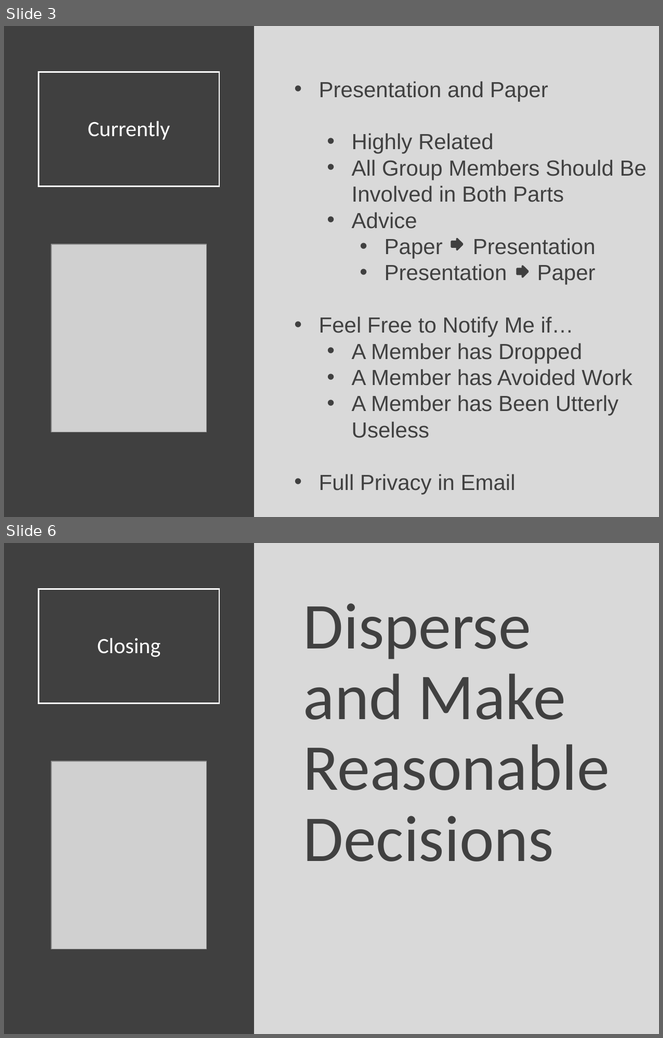
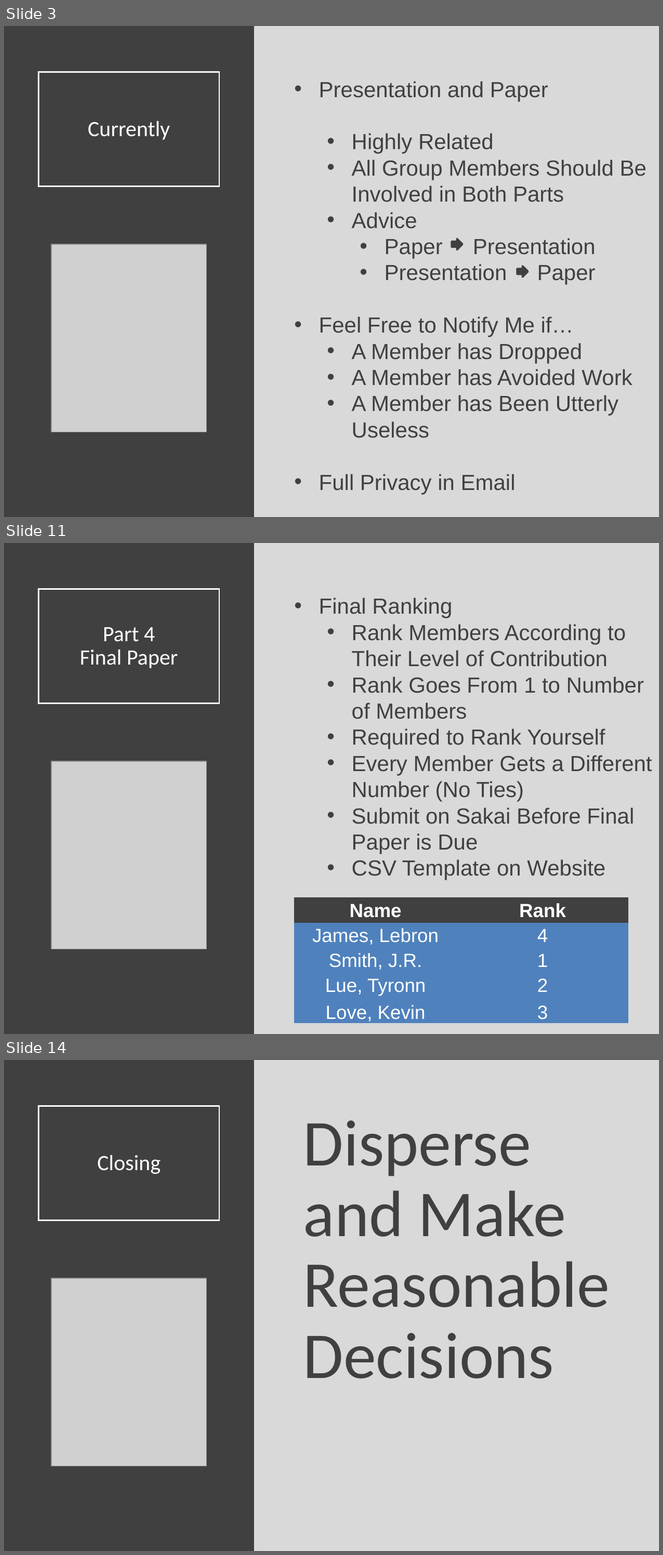
Before and after one commit to Yixf-Self/STOR320_WEBSITE, a slide deck: Lecture/Lecture 26/Lecture 26.pptx. Shown one above the other, each under a label of ours: slides 3 and 6 before the commit, slides 3, 11 and 14 after it; the slides between them are not shown. The pictures are 663x1038 and 663x1555 pixels, drawn with LibreOffice and Linux fonts; fonts in the diff are those of the drawing; grey boxes stand for pictures. Boxes give left, top, right and bottom in pixels: in the first picture for what was removed or moved away, otherwise in the second. Text is boxed around its words. In the diff, an @@ line names an element or a change of style, - is before the commit and + after.

```diff
--- a/Lecture/Lecture 26/Lecture 26.pptx
+++ b/Lecture/Lecture 26/Lecture 26.pptx
@@ slide 11 added at (x1=4, y1=543, x2=659, y2=1034), background #D9D9D9 @@
@@ rectangle added at (x1=4, y1=543, x2=254, y2=1034), fill #404040 @@
@@ title added at (x1=39, y1=589, x2=220, y2=704), outline #FFFFFF 1.5 pt, 24 pt, text #FFFFFF @@
+Part 4
+Final Paper
@@ text added at (x1=319, y1=598, x2=652, y2=880), 24 pt, text #404040 @@
+• Final Ranking
+  • Rank Members According to Their Level of Contribution
+  • Rank Goes From 1 to Number of Members
+  • Required to Rank Yourself
+  • Every Member Gets a Different Number (No Ties)
+  • Submit on Sakai Before Final Paper is Due
+  • CSV Template on Website
@@ picture added at (x1=51, y1=761, x2=206, y2=949) @@
@@ table added at (x1=294, y1=898, x2=629, y2=1024), 5 rows, 2 columns @@
+Name | Rank
+James, Lebron | 4
+Smith, J.R. | 1
+Lue, Tyronn | 2
+Love, Kevin | 3
@@ what was slide 6 is now slide 14 @@
```
Also in this commit, not shown: 3 slides changed, 7 other slides added, 8 other files.
